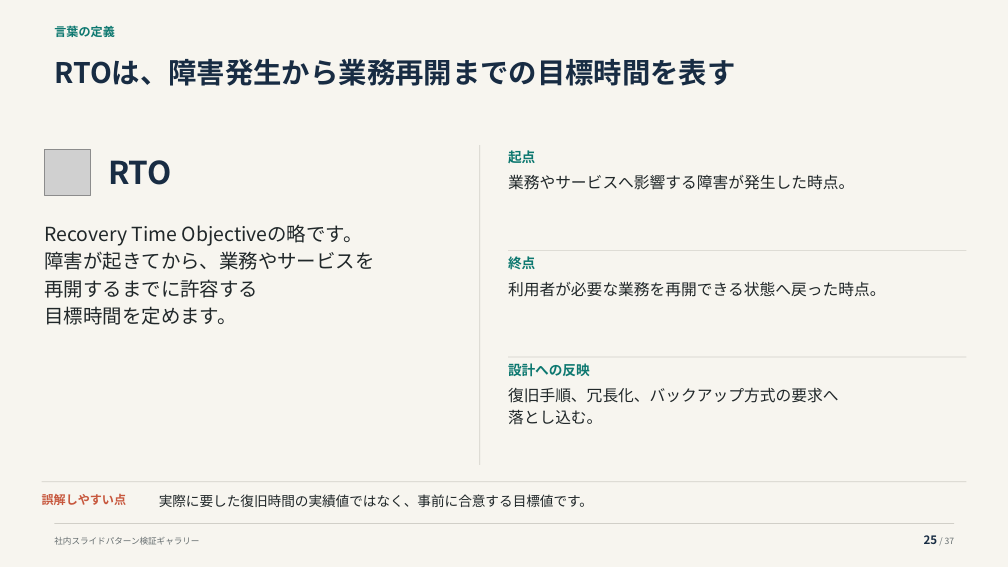
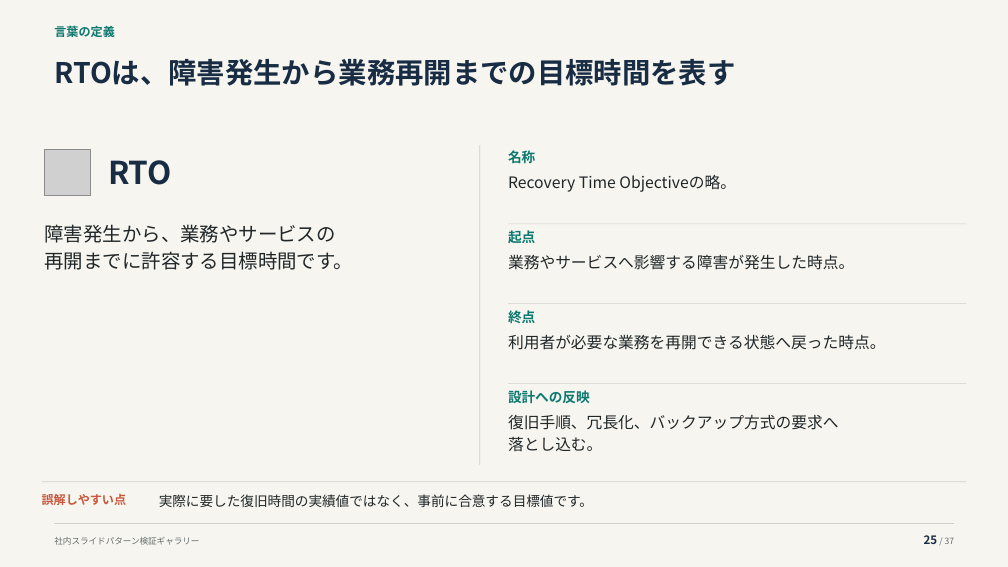
Before and after one commit to thinas1115/pptxdsl, a slide deck: slide 25 of examples/gallery/pattern_gallery.pptx. Drawn at 1008x567 pixels with LibreOffice and Linux fonts; fonts in the diff are those of the drawing; grey boxes stand for pictures. Boxes give left, top, right and bottom in pixels: in the first picture for what was removed or moved away, otherwise in the second. Text is boxed around its words. In the diff, an @@ line names an element or a change of style, - is before the commit and + after.

```diff
--- a/examples/gallery/pattern_gallery.pptx
+++ b/examples/gallery/pattern_gallery.pptx
@@ text added at [508,150,535,164], 13 pt, text #0D7870, bold @@
+名称
@@ text added at [508,175,736,192], 15 pt, text #202729 @@
+Recovery Time Objectiveの略。
@@ text at [45,224,354,270]: text changed @@
-Recovery Time Objectiveの略です。
-障害が起きてから、業務やサービスを
-再開するまでに許容する
-目標時間を定めます。
+障害発生から、業務やサービスの
+再開までに許容する目標時間です。
@@ text "起点": place and size @@
-text "起点" at [508,150,535,163]
+text "起点" at [508,230,535,243]
@@ rectangle: place and size @@
-rectangle at [508,250,966,251]
+rectangle at [508,224,966,225]
@@ text "業務やサービスへ影響する障害が発生した時点。": place and size @@
-text "業務やサービスへ影響する障害が発生した時点。" at [508,174,854,190]
+text "業務やサービスへ影響する障害が発生した時点。" at [508,254,854,270]
@@ text "終点": place and size @@
-text "終点" at [508,256,535,269]
+text "終点" at [508,310,535,323]
@@ rectangle added at [508,303,966,304], fill #D1CFC8 @@
@@ text "利用者が必要な業務を再開できる状態へ戻った時点。": place and size @@
-text "利用者が必要な業務を再開できる状態へ戻った時点。" at [508,281,886,297]
+text "利用者が必要な業務を再開できる状態へ戻った時点。" at [508,334,886,350]
@@ text "設計への反映": place and size @@
-text "設計への反映" at [508,363,590,377]
+text "設計への反映" at [508,390,590,404]
@@ rectangle: place and size @@
-rectangle at [508,357,966,358]
+rectangle at [508,383,966,384]
@@ text "復旧手順、冗長化、バックアップ方式の要求へ": place and size @@
-text "復旧手順、冗長化、バックアップ方式の要求へ" at [508,387,839,424]
+text "復旧手順、冗長化、バックアップ方式の要求へ" at [508,414,839,451]
```
Also in this commit, not shown: 4 other files.
